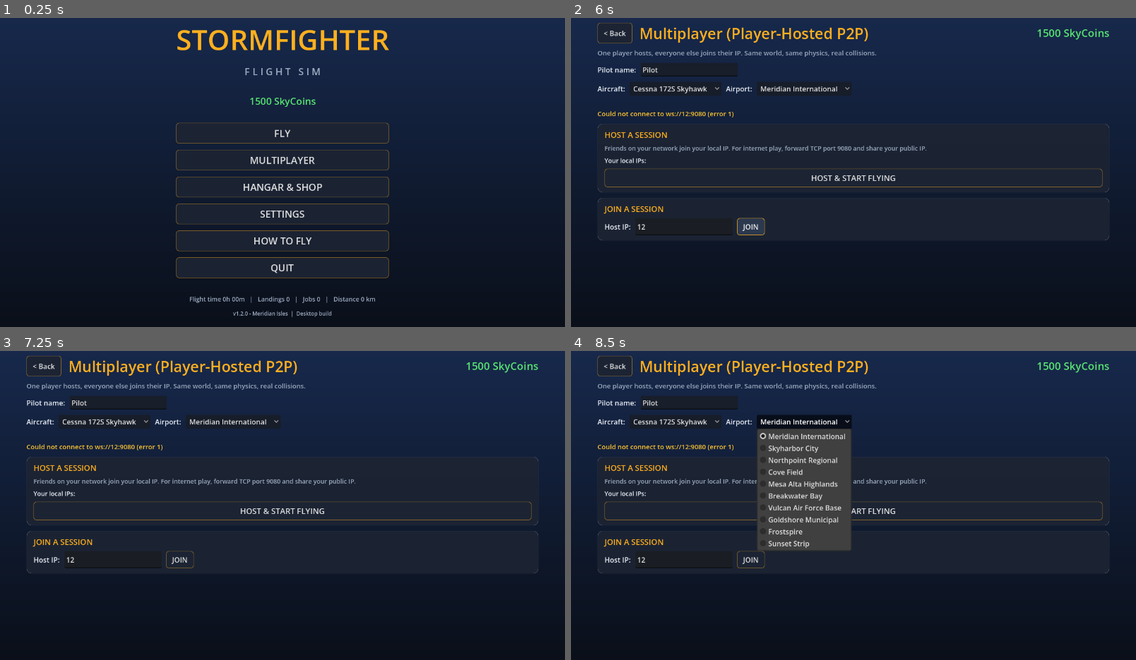
Above: before the commit, frames 1-4 (two rows, left to right).
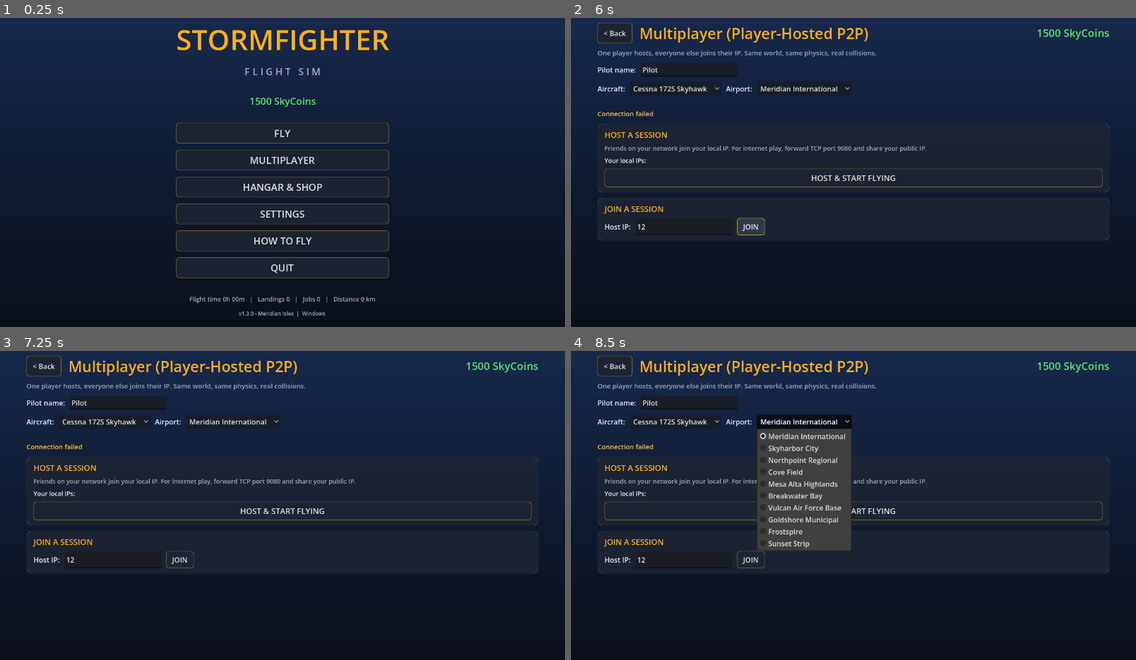
Above: after the commit, the same moments.

Repository: hardcoregamingsyle/stormflight-sim
Game: Godot game, scene res://scenes/Main.tscn
The game is run twice, just before and just after one commit, with the same random seed, the same clock (stepped at 60 frames per second) and the same inputs.
Inputs (mouse positions are in pixels of both pictures, inside the frame that each line leads up to):
- Up to frame 1 (0.25 s): no input
- Up to frame 2 (6 s): click "FLY" at 0.5 s; click "< Back" at 1.25 s; click "MULTIPLAYER" at 2 s; click (684, 228) at 2.77 s; type "12" at 2.85 s; click "Cessna 172S Skyhawk" at 3.5 s; click "Meridian International" at 4.25 s; click "HOST & START FLYING" at 5 s; click "JOIN" at 5.75 s
- Up to frame 3 (7.25 s): tap Enter (chat) at 6.5 s; move the mouse to (406, 483) at 6.52 s; hold L (roll_right) from 6.53 s (still down); tap R (atc_toggle) at 6.6 s; click (406, 483) at 6.67 s
- Up to frame 4 (8.5 s): release L (roll_right) at 7.25 s; tap Space at 7.25 s; drag from (740, 517) to (825, 564) at 7.27 s; tap Enter (chat) at 8 s; move the mouse to (910, 431) at 8.02 s; hold L (roll_right) from 8.03 s (still down); tap C (camera_cycle) at 8.1 s

The runs differ from the first frame. In frame 1, 0.2% of the frame differs, in the area x 41-59%, y 94-97%; in frame 2, 0.2%, in the area x 6-29%, y 30-33%; in frame 3, 0.2%; in frame 4, 0.2%.

Commit message:
Windows-only: drop the web build and browser play option (v1.3.0)
- Remove the Web export preset and delete docs/play (the browser build).
- Release workflow builds only the Windows .exe now; no web export, no
  docs/play commit. Publishes v1.3.0 with the exe attached.
- Landing page and README drop the 'play in browser' option - Windows
  desktop app is the only target.
- Version bumped to 1.3.0 (menu label, project, exe metadata).

Diff:
--- a/project.godot
+++ b/project.godot
@@ -6,7 +6,7 @@
 [application]
 
 config/name="Stormfighter Flight Sim"
-config/version="1.2.0"
+config/version="1.3.0"
 run/main_scene="res://scenes/Main.tscn"
 config/features=PackedStringArray("4.7")
 config/icon="res://icon.svg"
--- a/ui/MainMenu.gd
+++ b/ui/MainMenu.gd
@@ -95,7 +95,7 @@
 		_fmt_time(SaveGame.stat("flight_time_s")), SaveGame.stat("landings"), SaveGame.stat("jobs_done"), int(SaveGame.stat("distance_km"))], 14, UIKit.DIM)
 	stats.horizontal_alignment = HORIZONTAL_ALIGNMENT_CENTER
 	box.add_child(stats)
-	var ver := UIKit.label("v1.2.0 - Meridian Isles  |  %s build" % ("Web" if Quality.is_web else "Desktop"), 12, UIKit.DIM)
+	var ver := UIKit.label("v1.3.0 - Meridian Isles  |  Windows", 12, UIKit.DIM)
 	ver.horizontal_alignment = HORIZONTAL_ALIGNMENT_CENTER
 	box.add_child(ver)
 
Binary file removed: docs/play/index.apple-touch-icon.png
Binary file removed: docs/play/index.icon.png
Binary file removed: docs/play/index.png
Not shown, changed: export_presets.cfg
Not shown, changed: .github/workflows/release.yml
Not shown, changed: README.md
Not shown, changed: docs/index.html
Not shown, removed: docs/play/index.audio.position.worklet.js
Not shown, removed: docs/play/index.audio.worklet.js
Not shown, removed: docs/play/index.html
Not shown, removed: docs/play/index.js
Not shown, removed: docs/play/index.pck
(and 1 more such lines)
